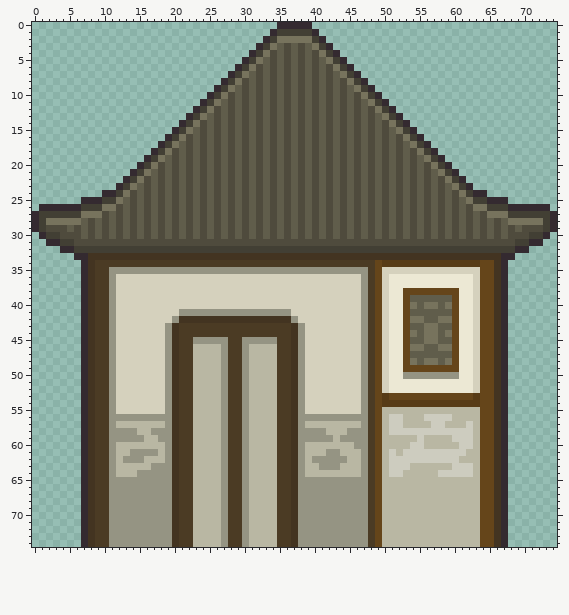
Pixel-art file -- China/Houses/House4-1.aseprite. The picture above was drawn from the file before the commit.
75x75 pixels, 1 frame.
The same view after the edit:
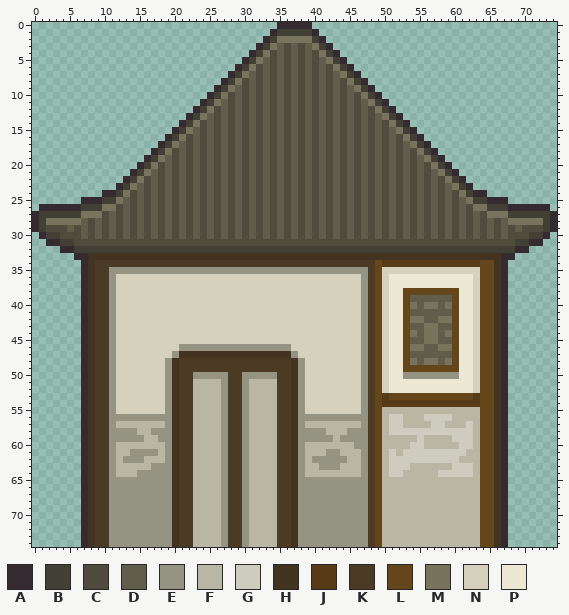
Palette (. is transparent): A #342a30  B #423f34  C #4f4b3d  D #605d4b  E #959483  F #b9b7a3  G #cdccbf  H #433421  J #573b16  K #4b3b24  L #65451a  M #77735d  N #d5d1bd  P #ece8d4
Diff:
@@ x 17..40 @@
 40 NNNNNNNNNNNNNNNNNNNNNNNN
-41 NNNNEEEEEEEEEEEEEEEENNNN
-42 NNNEHHHHHHHHHHHHHHHHENNN
-43 NNEHKKKKKKKKKKKKKKKKHENN
-44 NNEHKKKKKKKKKKKKKKKKHENN
-45 NNEHKKEEEEEKKEEEEEKKHENN
-46 NNEHKKFFFFEKKEFFFFKKHENN
-47 NNEHKKFFFFEKKEFFFFKKHENN
-48 NNEHKKFFFFEKKEFFFFKKHENN
-49 NNEHKKFFFFEKKEFFFFKKHENN
-50 NNEHKKFFFFEKKEFFFFKKHENN
+41 NNNNNNNNNNNNNNNNNNNNNNNN
+42 NNNNNNNNNNNNNNNNNNNNNNNN
+43 NNNNNNNNNNNNNNNNNNNNNNNN
+44 NNNNNNNNNNNNNNNNNNNNNNNN
+45 NNNNNNNNNNNNNNNNNNNNNNNN
+46 NNNNEEEEEEEEEEEEEEEENNNN
+47 NNNEHHHHHHHHHHHHHHHHENNN
+48 NNEHKKKKKKKKKKKKKKKKHENN
+49 NNEHKKKKKKKKKKKKKKKKHENN
+50 NNEHKKEEEEEKKEEEEEKKHENN
 51 NNEHKKFFFFEKKEFFFFKKHENN
Where, in picture pixels (left, top, right, bottom), the same in both pictures:
changed: (165, 309, 305, 379)
